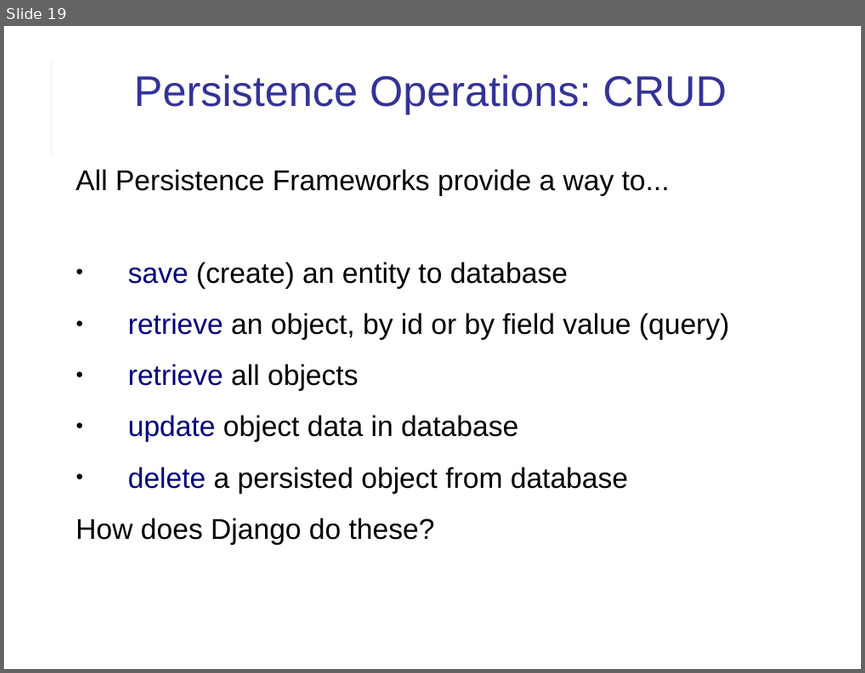
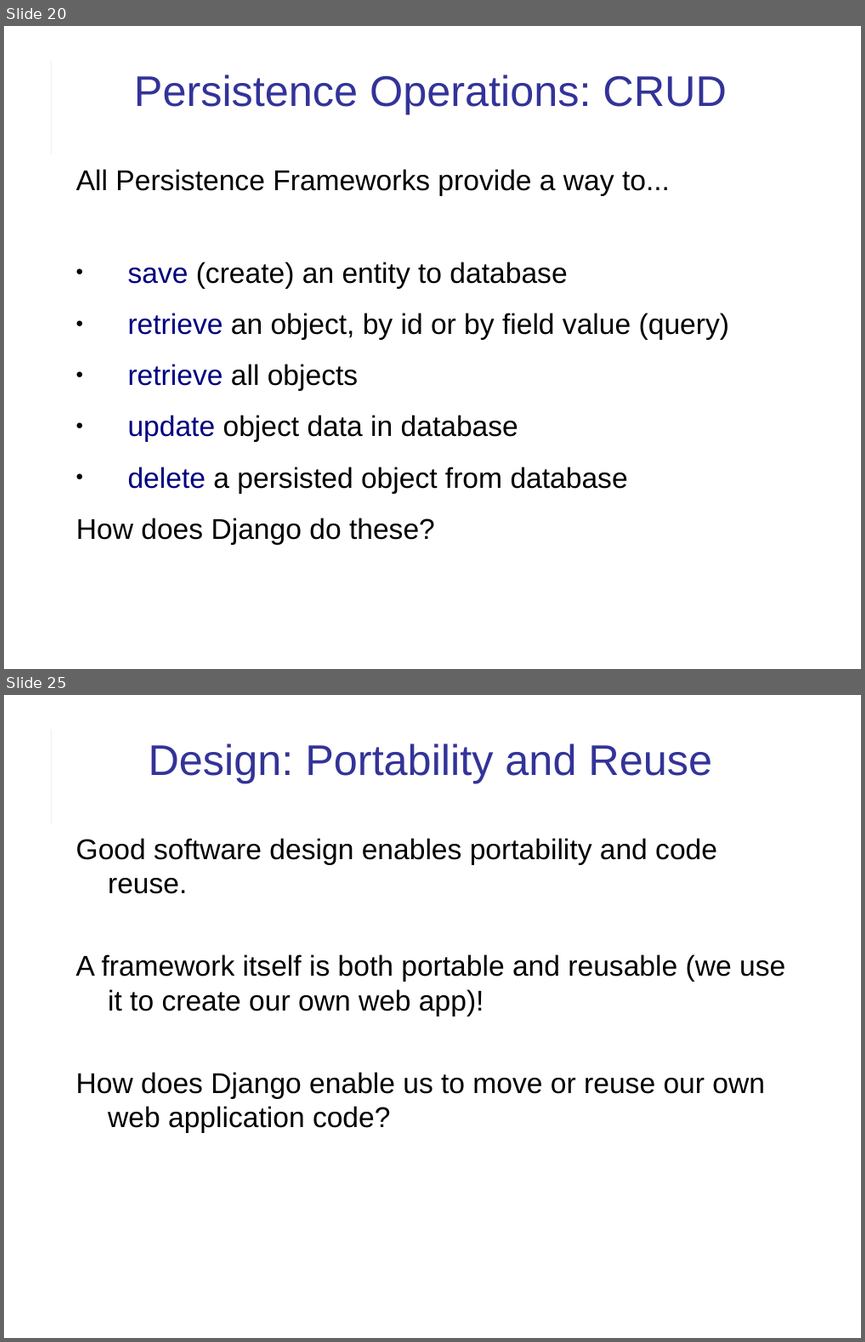
Before and after one commit to cpske/ISP, a slide deck: web/Django-review-1.ppt. Shown one above the other, each under a label of ours: slide 19 before the commit, slides 20 and 25 after it; the slides between them are not shown. The pictures are 865x673 and 865x1342 pixels, drawn with LibreOffice and Linux fonts; fonts in the diff are those of the drawing. Boxes give left, top, right and bottom in pixels: in the first picture for what was removed or moved away, otherwise in the second. Text is boxed around its words. In the diff, an @@ line names an element or a change of style, - is before the commit and + after.

```diff
--- a/web/Django-review-1.ppt
+++ b/web/Django-review-1.ppt
@@ slide 25 added at <box>4,695,861,1338</box>, background #FFFFFF; not listed: 2 template elements that a slide beside it also shows @@
@@ title added at <box>148,743,712,783</box>, 36 pt, text #333399 @@
+Design: Portability and Reuse
@@ text added at <box>76,838,785,1133</box>, 24 pt, text #000000 @@
+Good software design enables portability and code reuse.
+A framework itself is both portable and reusable (we use it to create our own web app)!
+How does Django enable us to move or reuse our own web application code?
@@ what was slide 19 is now slide 20 @@
```
Also in this commit, not shown: 4 slides changed, 6 other slides added, 3 other files.
